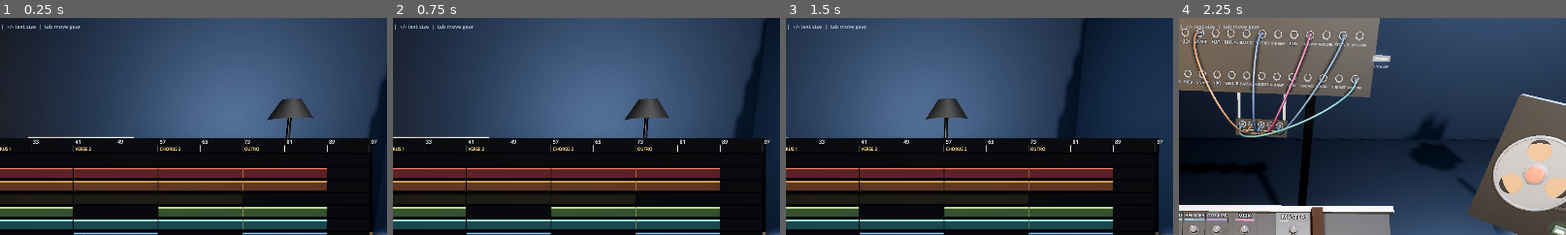
Above: before the commit, frames 1-4 (left to right).
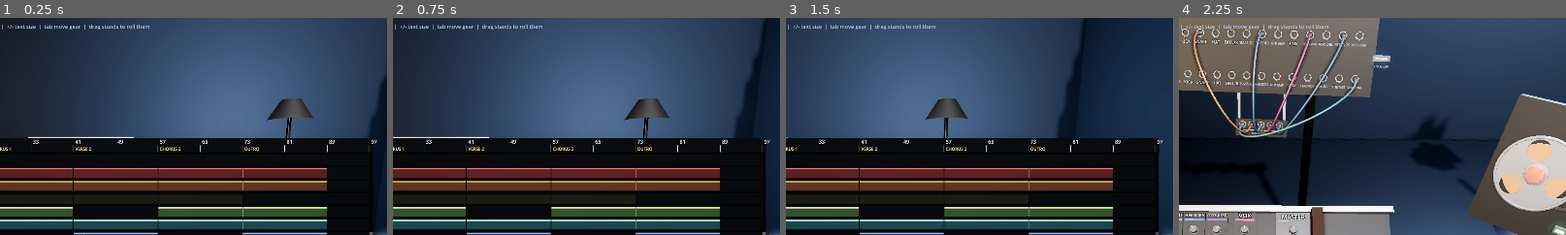
Above: after the commit, the same moments.

Repository: jacob-sabella/gd-dawlings
Game: Godot game, scene res://scenes/bootstrap.tscn
Same seed, same stepped clock (60 frames per second), same inputs: the game is played once before the commit and once after it.
Inputs (mouse positions are % of the whole screen's width and height, from its top left):
- Up to frame 1 (0.25 s): no input
- Up to frame 2 (0.75 s): tap Enter at 0.5 s; move the mouse to (72, 45) at 0.52 s; hold D from 0.53 s (still down); hold Shift from 0.53 s (still down); click (72, 45) at 0.67 s
- Up to frame 3 (1.5 s): release D at 1.25 s; release Shift at 1.25 s; drag from (30, 55) to (45, 70) at 1.27 s
- Up to frame 4 (2.25 s): tap Space at 2 s; move the mouse to (60, 28) at 2.02 s; hold D from 2.03 s (still down); tap F at 2.1 s; click (60, 28) at 2.17 s
The pictures show only the part of the screen within x 40-89%, y 0-50%; the shares and areas given below are measured in that part.

The runs differ from the first frame. In frame 1, 0.2% of the frame differs, in the area x 21-39%, y 3-6%; in frame 2, 0.2%; in frame 3, 0.2%; in frame 4, 0.2%.

Commit message:
A capture could look at the studio but not lay a hand on it
--drag moves the real mouse interactor's pointer with the button held,
paced on physics ticks (captures draw hundreds of frames per tick, so a
frame-paced drag finished before the hand had looked once); --turn
scrolls mid-drag; --shot-tick times the capture in simulated time.
Shots now start from the authored layout (--fresh-layout) instead of
whatever the last session left, so they are reproducible and cannot
save over the real layout.

Diff:
--- a/core/input/mouse_interactor.gd
+++ b/core/input/mouse_interactor.gd
@@ -12,6 +12,14 @@
 var _card: HoverCard
 ## A pointer position to use instead of the mouse, for captures. Negative is "use the mouse".
 var pointer_override := Vector2(-1, -1)
+## The left button, for captures: -1 reads the mouse, 0 is up, 1 is down. With the pointer
+## override this lets a capture DRAG something through the same path a hand on the mouse does,
+## rather than poking the control directly and photographing a result no person could produce.
+var press_override := -1
+
+
+func reach() -> float:
+	return 12.0
 
 
 func pointer() -> Vector2:
@@ -58,6 +66,8 @@
 
 
 func is_pressing() -> bool:
+	if press_override >= 0:
+		return press_override == 1
 	return Input.is_mouse_button_pressed(MOUSE_BUTTON_LEFT)
 
 
--- a/scenes/bootstrap.gd
+++ b/scenes/bootstrap.gd
@@ -31,7 +31,12 @@
 
 	add_child(xr)
 	var medium := xr.start(args["xr"], args["ar"])
-	Session.layout.load_saved()
+	# A capture or a demo starts from the authored room and keeps whatever it moves to itself.
+	# Without this, a screenshot that pushed a rack would move the rack in the real layout.
+	if args["fresh_layout"]:
+		Session.layout.save_path = "user://scratch_layout.cfg"
+	else:
+		Session.layout.load_saved()
 	Session.layout.medium = medium
 
 	if args["join"] != "":
@@ -118,7 +123,7 @@
 		"send_port": DEFAULT_SEND_PORT, "listen_port": DEFAULT_LISTEN_PORT,
 		"host": false, "join": "", "xr": false, "ar": false,
 		"place": {}, "stage": false, "view": Vector2.ZERO, "tracks": 0,
-		"focus": "", "detach_body": false, "no_motion": false, "vision": "", "dwell": 0.0, "step": 0.0, "eyes": 0.0, "seated": false,
+		"focus": "", "fresh_layout": false, "detach_body": false, "no_motion": false, "vision": "", "dwell": 0.0, "step": 0.0, "eyes": 0.0, "seated": false,
 	}
 	var i := 0
 	while i < argv.size():
@@ -143,6 +148,7 @@
 				i += 1
 				if i < argv.size():
 					out["eyes"] = float(argv[i])
+			"--fresh-layout": out["fresh_layout"] = true
 			"--seated": out["seated"] = true
 			"--detach-body": out["detach_body"] = true
 			"--no-motion": out["no_motion"] = true
@@ -267,5 +273,5 @@
 		return
 	var role_name: String = ["solo", "host", "guest"][Session.role]
 	var medium_name: String = ["screen", "ar", "vr"][Session.layout.medium]
-	_hud.text = "reaper-3d  |  %s / %s  |  %s  |  %d track(s)  |  F focus / shift-F back / esc release  |  E expand desk  |  +/- text size  |  tab move gear" % [
+	_hud.text = "reaper-3d  |  %s / %s  |  %s  |  %d track(s)  |  F focus / shift-F back / esc release  |  E expand desk  |  +/- text size  |  tab move gear  |  drag stands to roll them" % [
 		role_name, medium_name, DAW.summary(), DAW.state.tracks.size()]
--- a/tools/screenshot.gd
+++ b/tools/screenshot.gd
@@ -22,6 +22,16 @@
 var _cam: Array = []
 var _shot_res := Vector2i.ZERO
 var _hover := Vector2(-1, -1)
+## `--drag 400,600:900,640@20-70`: hold the left button at the first point on physics tick 20,
+## move to the second by tick 70, let go. `--turn 2` adds that many wheel notches halfway through.
+var _drag_from := Vector2(-1, -1)
+var _drag_to := Vector2(-1, -1)
+var _drag_frames := Vector2i(-1, -1)
+var _turn := 0
+var _ticks := 0
+## `--shot-tick 240`: capture on that physics tick instead of a drawn frame, for anything that
+## moves in simulated time -- a pushed rack coasting to a stop -- rather than in frames.
+var _shot_tick := -1
 
 
 func _ready() -> void:
@@ -44,9 +54,27 @@
 				if i + 1 < args.size():
 					var xy := args[i + 1].split(",")
 					if xy.size() == 2: _hover = Vector2(float(xy[0]), float(xy[1]))
+			"--drag":
+				if i + 1 < args.size():
+					var spec := args[i + 1].split("@")
+					var ends := spec[0].split(":")
+					if spec.size() == 2 and ends.size() == 2:
+						var a := ends[0].split(",")
+						var b := ends[1].split(",")
+						var f := spec[1].split("-")
+						_drag_from = Vector2(float(a[0]), float(a[1]))
+						_drag_to = Vector2(float(b[0]), float(b[1]))
+						_drag_frames = Vector2i(int(f[0]), int(f[1]))
+			"--shot-tick":
+				if i + 1 < args.size(): _shot_tick = int(args[i + 1])
+			"--turn":
+				if i + 1 < args.size(): _turn = int(args[i + 1])
 			"--cam":
 				if i + 1 < args.size(): _cam = Array(args[i + 1].split(",")).map(func(s): return float(s))
-	if _shot_path == "" and _quit_after < 0:
+	if _shot_tick >= 0:
+		_shot_frame = -1
+		_quit_after = -1
+	if _shot_path == "" and _quit_after < 0 and _shot_tick < 0:
 		set_process(false)
 
 
@@ -88,3 +116,37 @@
 	# stated can be compared against the wrong thing without anyone noticing -- a window manager
 	# that packs the window produces a smaller PNG that still looks like a successful shot.
 	print("SHOT_SAVED %s %dx%d" % [_shot_path, image.get_width(), image.get_height()])
+
+
+## Driven on physics ticks, not rendered frames. Captures run with vsync off, so hundreds of
+## frames are drawn per tick, and a drag paced by frames was over before the interactor -- which
+## reads its button on the physics tick, like every hand -- had looked once.
+func _physics_process(_delta: float) -> void:
+	_ticks += 1
+	if _drag_frames.x >= 0:
+		_drive_drag()
+	if _shot_tick >= 0 and _ticks == _shot_tick:
+		_shot_frame = _frames + 2
+		_quit_after = _frames + 6
+
+
+func _drive_drag() -> void:
+	var hands := get_tree().root.find_children("*", "MouseInteractor", true, false)
+	if hands.is_empty():
+		return
+	var hand := hands[0] as MouseInteractor
+	if _ticks < _drag_frames.x:
+		return
+	if _ticks > _drag_frames.y:
+		hand.press_override = 0
+		return
+	var t := float(_ticks - _drag_frames.x) / float(maxi(1, _drag_frames.y - _drag_frames.x))
+	hand.pointer_override = _drag_from.lerp(_drag_to, t)
+	hand.press_override = 1
+	if _turn != 0 and _ticks == (_drag_frames.x + _drag_frames.y) / 2:
+		for n in absi(_turn):
+			var wheel := InputEventMouseButton.new()
+			wheel.button_index = MOUSE_BUTTON_WHEEL_UP if _turn > 0 else MOUSE_BUTTON_WHEEL_DOWN
+			wheel.pressed = true
+			wheel.position = hand.pointer_override
+			get_viewport().push_input(wheel)
Not shown, changed: tools/shot.sh
